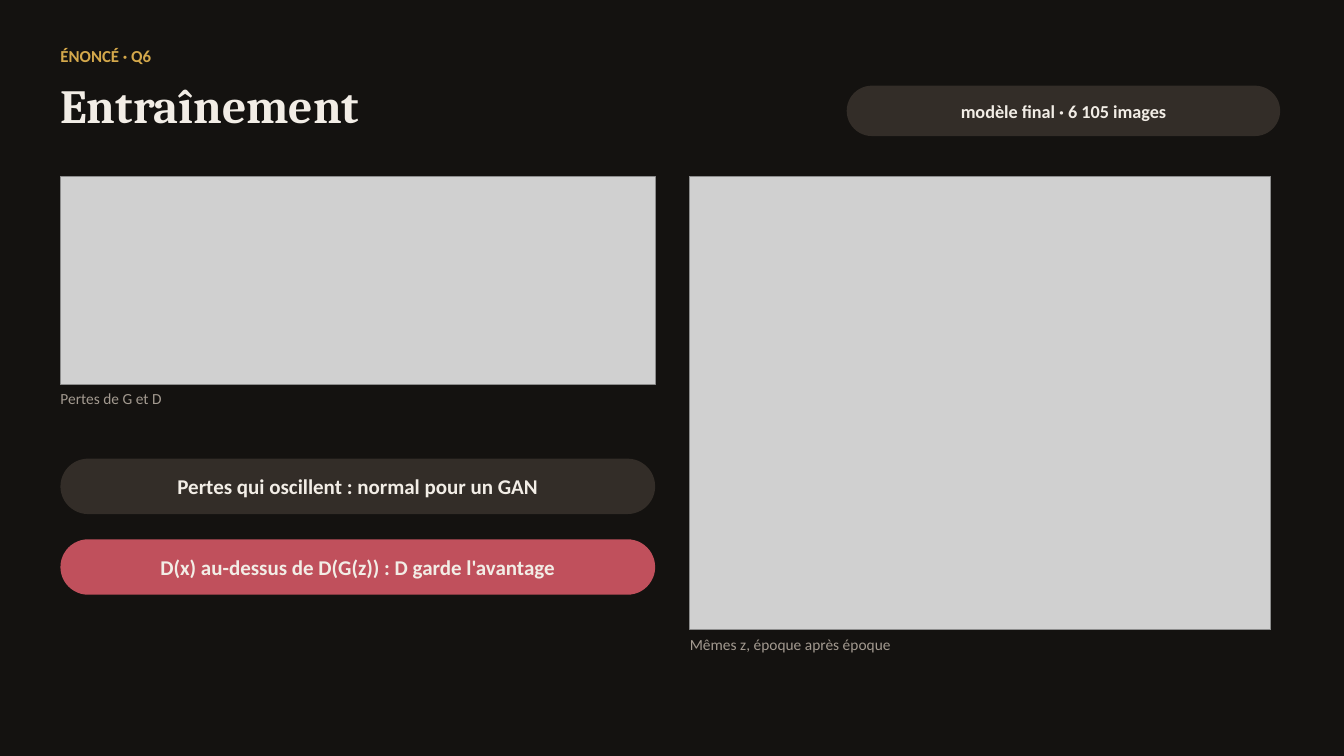
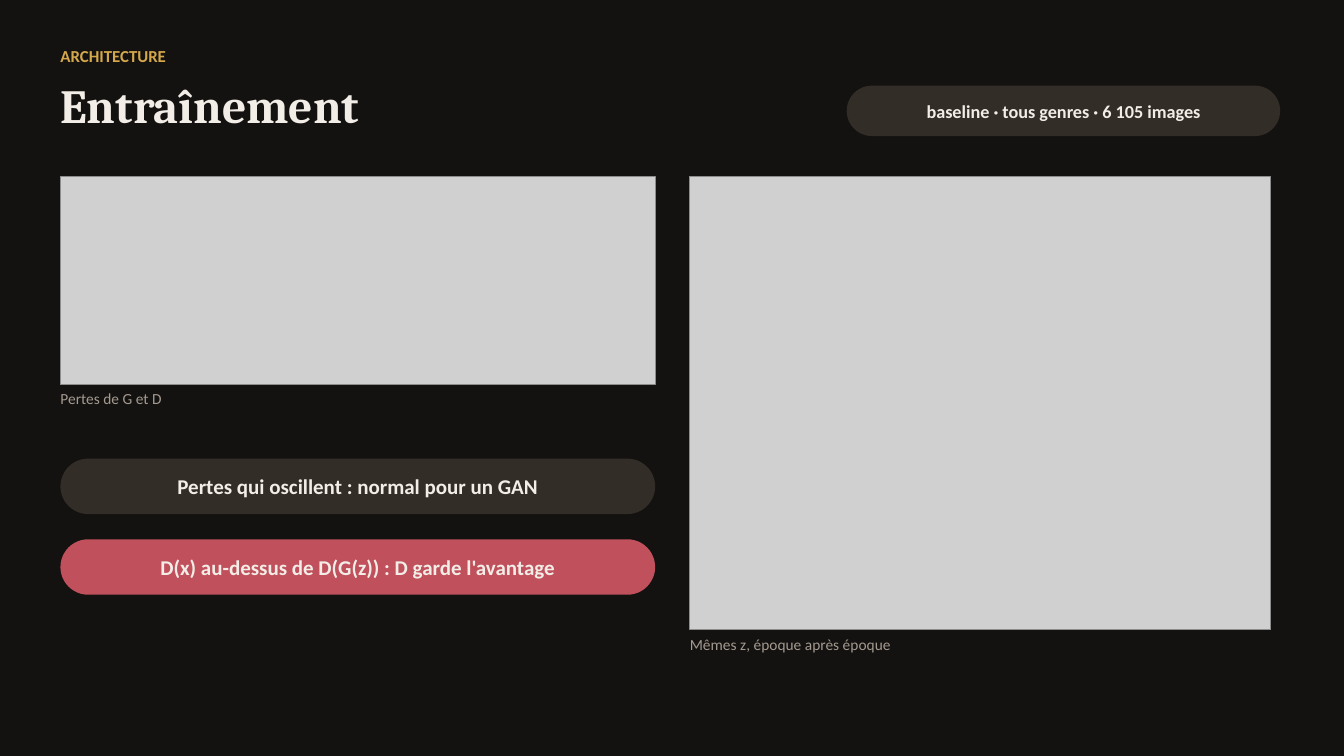
Before and after one commit to KAHINA-ABBAD/ganisme, a slide deck: slide 17 of reports/presentation/GANisme_sombre.pptx (slide 36 before the commit). Drawn at 1344x756 pixels with LibreOffice and Linux fonts; fonts in the diff are those of the drawing; grey boxes stand for pictures. Boxes give left, top, right and bottom in pixels: in the first picture for what was removed or moved away, otherwise in the second. Text is boxed around its words. In the diff, an @@ line names an element or a change of style, - is before the commit and + after.

```diff
--- a/reports/presentation/GANisme_sombre.pptx
+++ b/reports/presentation/GANisme_sombre.pptx
@@ text at (60, 51, 165, 62): text changed @@
-ÉNONCÉ · Q6
+ARCHITECTURE
@@ text in rounded rectangle at (927, 105, 1200, 121): text changed @@
-modèle final · 6 105 images
+baseline · tous genres · 6 105 images
```
Also in this commit, not shown: 20 other slides changed, 3 slides added, 24 slides removed, 16 other files.
